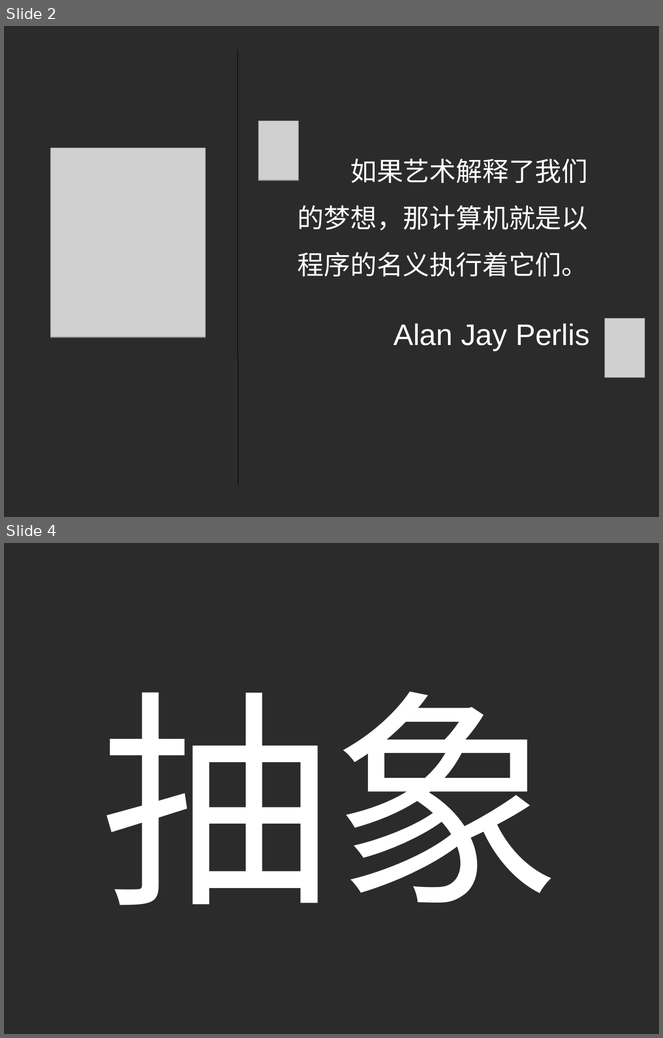
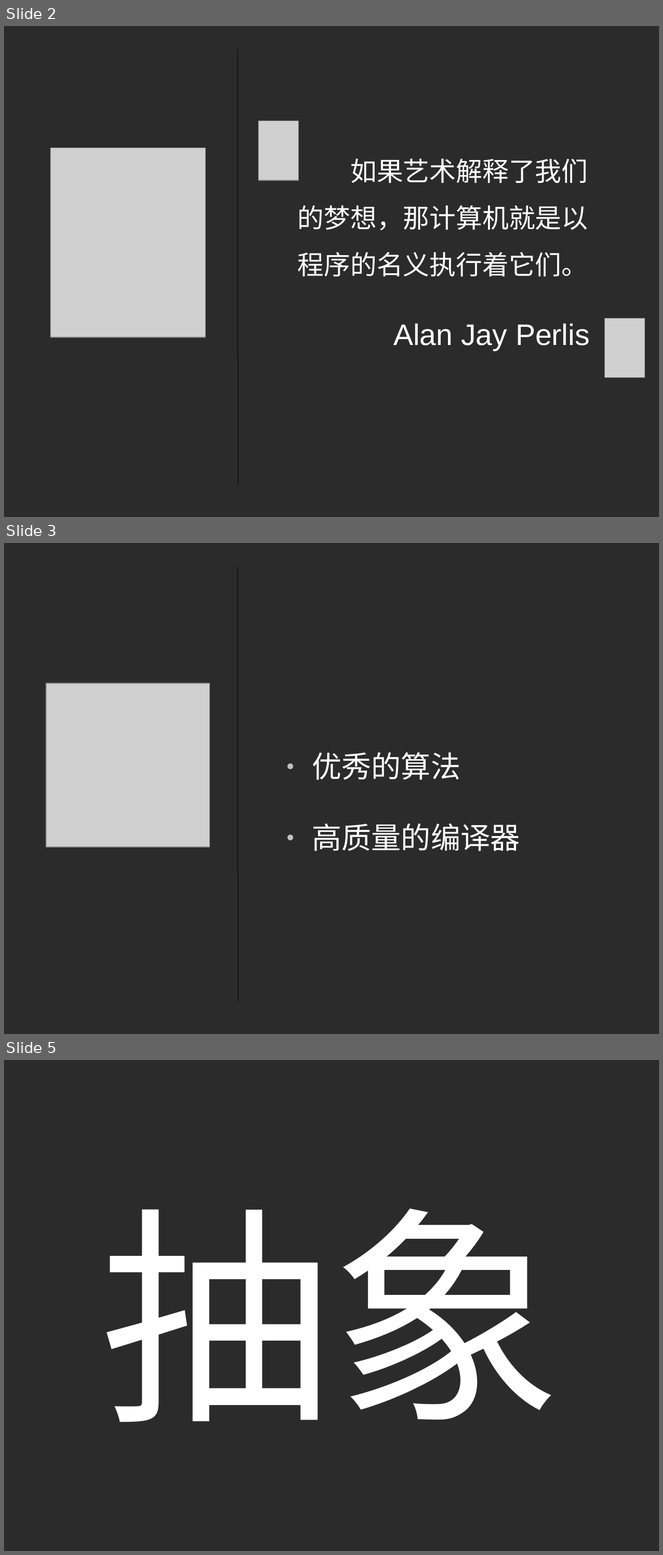
Before and after one commit to yltpsd/inftik, a slide deck: lec1/ProThinking-Abstraciton.odp. Shown one above the other, each under a label of ours: slides 2 and 4 before the commit, slides 2, 3 and 5 after it; the slides between them are not shown. The pictures are 663x1038 and 663x1555 pixels, drawn with LibreOffice and Linux fonts; fonts in the diff are those of the drawing; grey boxes stand for pictures; background and template pictures are left out; a plain dark background stands for a picture behind light text. Boxes give left, top, right and bottom in pixels: in the first picture for what was removed or moved away, otherwise in the second. Text is boxed around its words. In the diff, an @@ line names an element or a change of style, - is before the commit and + after.

```diff
--- a/lec1/ProThinking-Abstraciton.odp
+++ b/lec1/ProThinking-Abstraciton.odp
@@ slide 3 added at (4, 543, 659, 1034), background picture (left out) @@
@@ line added from (238, 566) to (238, 1002), #000000 0 pt @@
@@ picture added at (46, 683, 210, 847) @@
@@ text added at (312, 753, 520, 851), 36 pt, text #FFFFFF @@
+● 优秀的算法
+● 高质量的编译器
@@ what was slide 4 is now slide 5 @@
```
Also in this commit, not shown: 4 slides changed, 10 other slides added, 2 slides removed, 55 other files.
